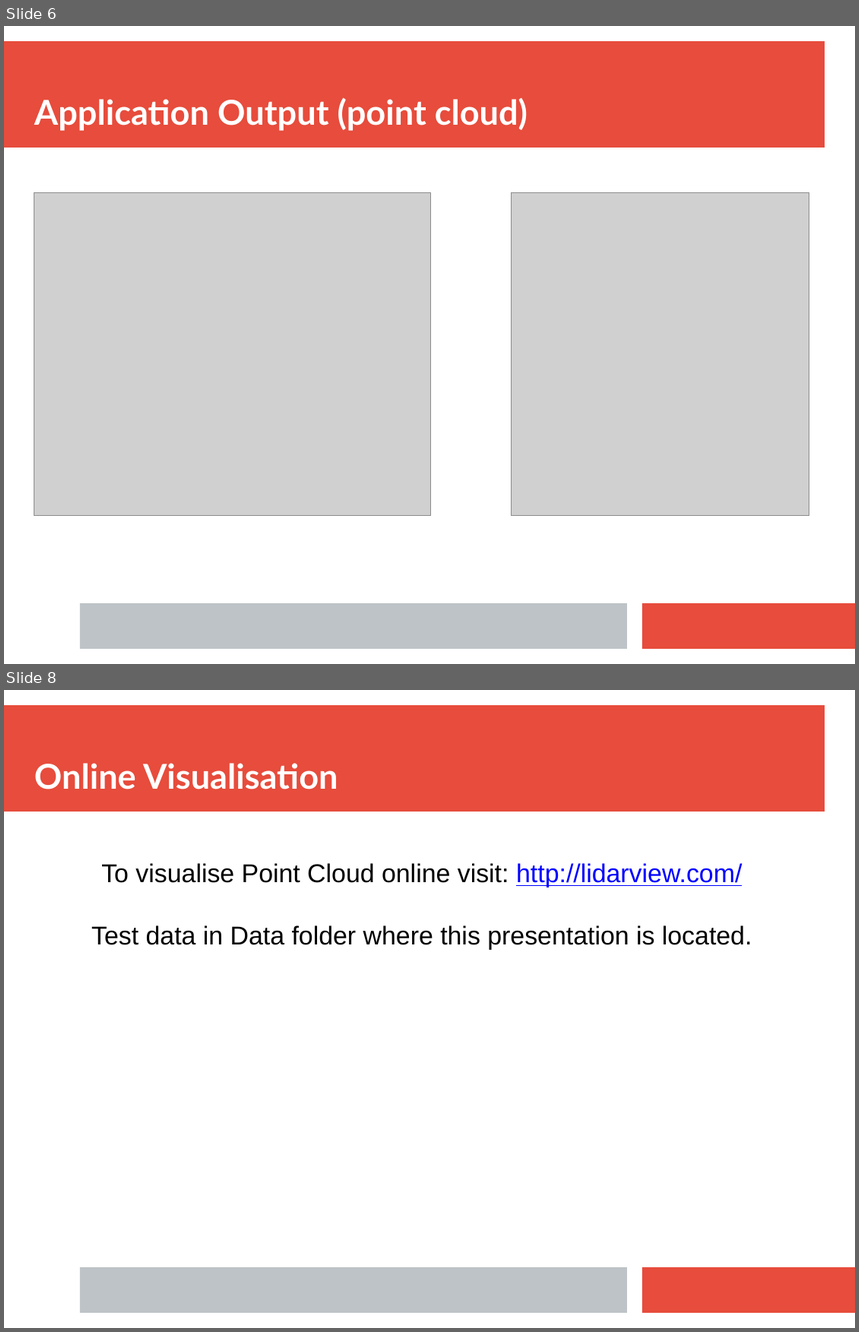
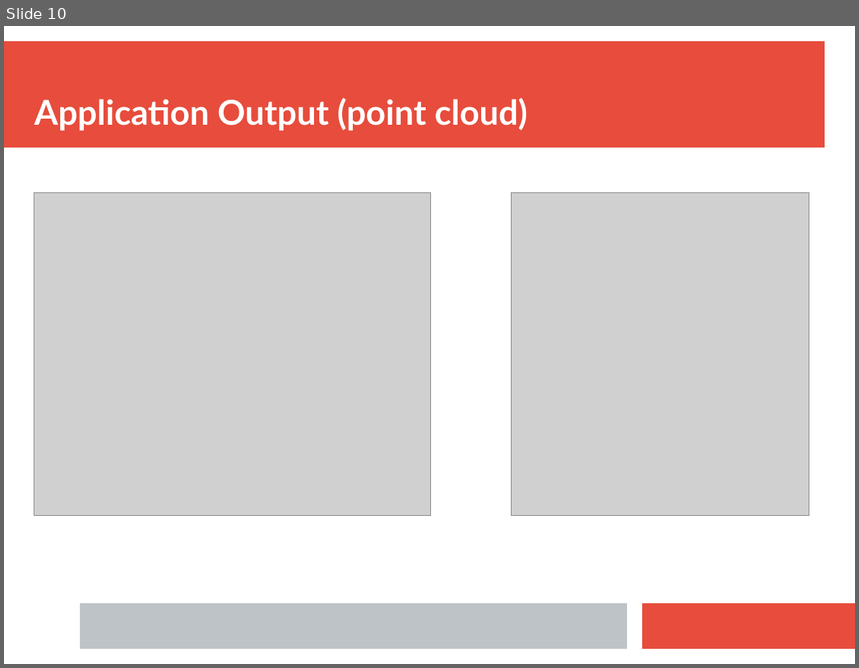
Before and after one commit to ALEXJAZZ008008/MSc-Dissertation, a slide deck: Report/Misc/Journal.odp. Shown one above the other, each under a label of ours: slides 6 and 8 before the commit, slide 10 after it; the slides between them are not shown. The pictures are 859x1332 and 859x668 pixels, drawn with LibreOffice and Linux fonts; fonts in the diff are those of the drawing; grey boxes stand for pictures. Boxes give left, top, right and bottom in pixels: in the first picture for what was removed or moved away, otherwise in the second. Text is boxed around its words. In the diff, an @@ line names an element or a change of style, - is before the commit and + after.

```diff
--- a/Report/Misc/Journal.odp
+++ b/Report/Misc/Journal.odp
@@ slide 8 removed at [4, 690, 855, 1328], background #FFFFFF; not listed: 3 template elements that a slide beside it also shows @@
@@ title removed at [34, 763, 338, 790] @@
-Online Visualisation
@@ text removed at [91, 863, 753, 950] @@
-To visualise Point Cloud online visit: http://lidarview.com/
-Test data in Data folder where this presentation is located.
@@ what was slide 6 is now slide 10 @@
```
Also in this commit, not shown: 3 slides changed, 4 slides added, 1 other slide removed, 8 other files.
